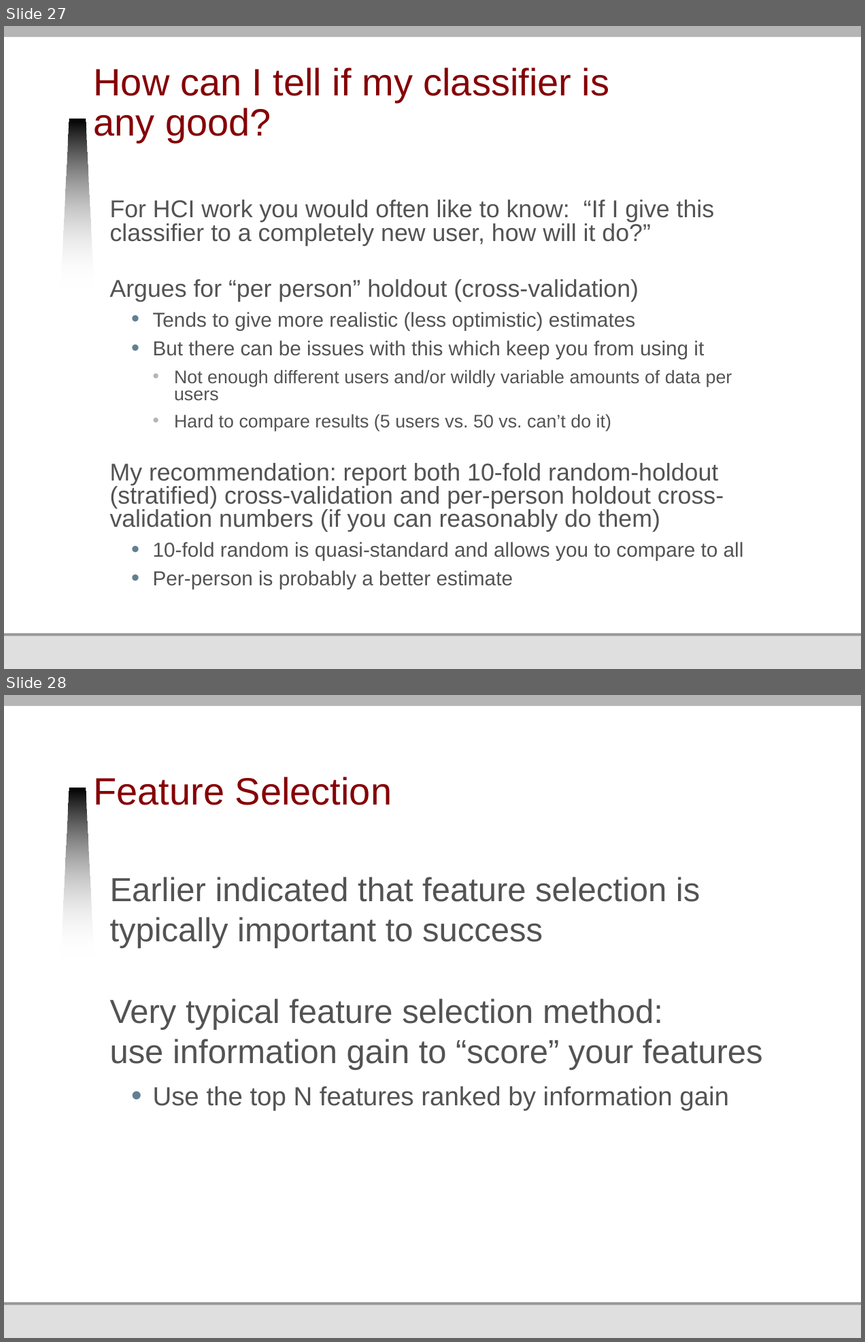
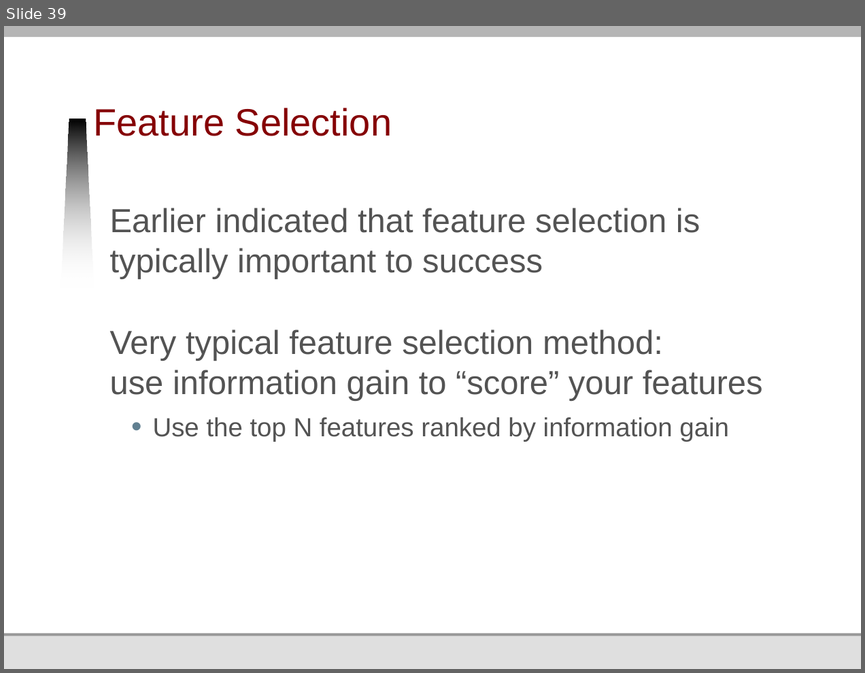
Before and after one commit to jmankoff/data, a slide deck: Lectures/10 Machine Learning II Training and Testing.pptx. Shown one above the other, each under a label of ours: slides 27 and 28 before the commit, slide 39 after it. The pictures are 865x1342 and 865x673 pixels, drawn with LibreOffice and Linux fonts; fonts in the diff are those of the drawing; background and template pictures are left out. Boxes give left, top, right and bottom in pixels: in the first picture for what was removed or moved away, otherwise in the second. Text is boxed around its words. In the diff, an @@ line names an element or a change of style, - is before the commit and + after.

```diff
--- a/Lectures/10 Machine Learning II Training and Testing.pptx
+++ b/Lectures/10 Machine Learning II Training and Testing.pptx
@@ slide 27 removed at <box>4,26,861,669</box>, background #FFFFFF; not listed: 6 template elements that a slide beside it also shows @@
@@ title removed at <box>93,67,609,143</box> @@
-How can I tell if my classifier is any good?
@@ text removed at <box>110,199,744,589</box> @@
-For HCI work you would often like to know: “If I give this classifier to a completely new user, how will it do?”
-Argues for “per person” holdout (cross-validation)
-  • Tends to give more realistic (less optimistic) estimates
-  • But there can be issues with this which keep you from using it
-    • Not enough different users and/or wildly variable amounts of data per users
-    • Hard to compare results (5 users vs. 50 vs. can’t do it)
-My recommendation: report both 10-fold random-holdout (stratified) cross-validation and per-person holdout cross-validation numbers (if you can reasonably do them)
-  • 10-fold random is quasi-standard and allows you to compare to all
-  • Per-person is probably a better estimate
@@ what was slide 28 is now slide 39 @@
```
Also in this commit, not shown: 15 slides changed, 24 slides added, 11 other slides removed.
